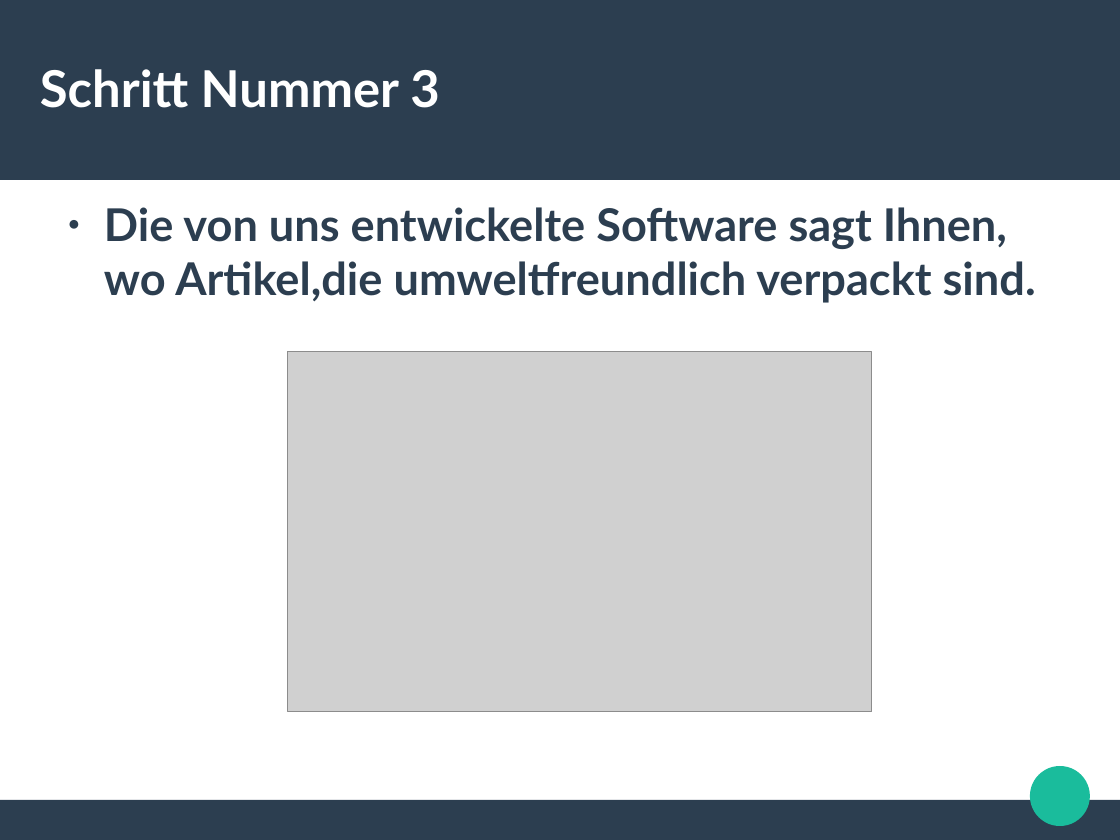
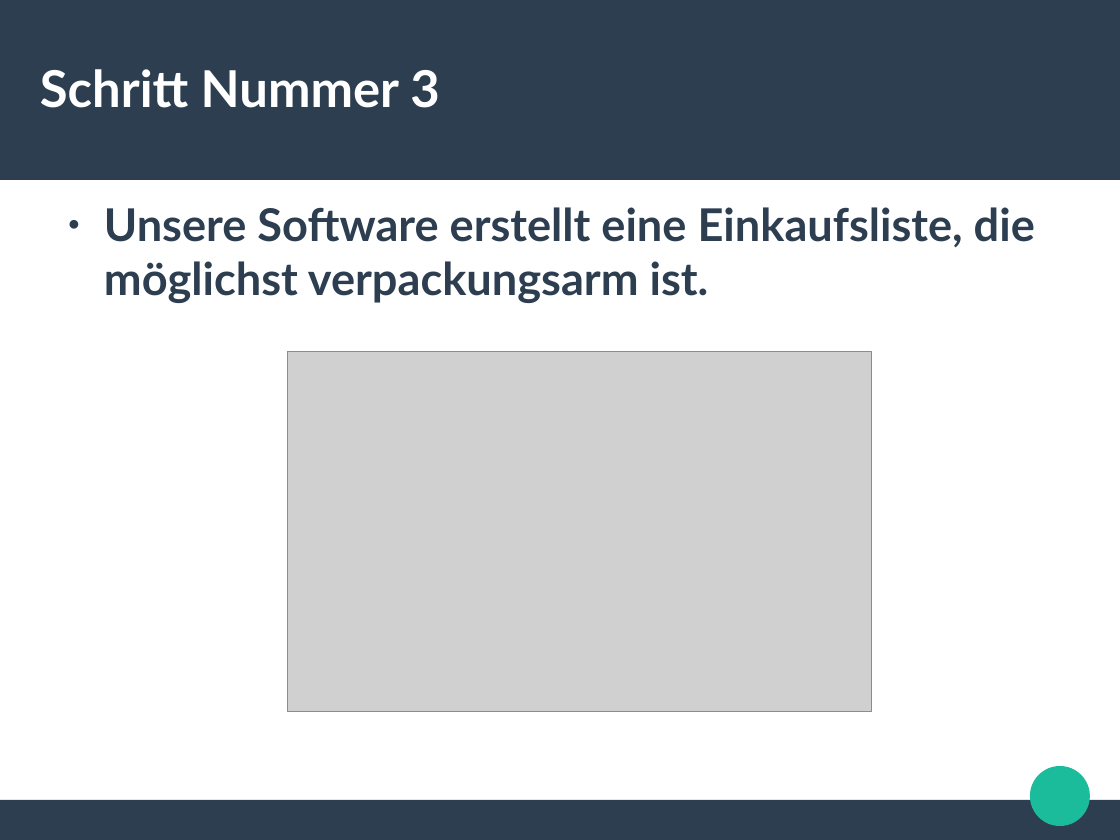
Before and after one commit to jenskuespert/KGSSB, a slide deck: slide 4 of SEB/Die_Einkaufsberater.odp. Drawn at 1120x840 pixels with LibreOffice and Linux fonts; fonts in the diff are those of the drawing; grey boxes stand for pictures. Boxes give left, top, right and bottom in pixels: in the first picture for what was removed or moved away, otherwise in the second. Text is boxed around its words. In the diff, an @@ line names an element or a change of style, - is before the commit and + after.

```diff
--- a/SEB/Die_Einkaufsberater.odp
+++ b/SEB/Die_Einkaufsberater.odp
@@ text at bbox=[104, 207, 1035, 303]: text changed @@
-● Die von uns entwickelte Software sagt Ihnen, wo Artikel,die umweltfreundlich verpackt sind.
+● Unsere Software erstellt eine Einkaufsliste, die möglichst verpackungsarm ist.
```
Also in this commit, not shown: 1 other slide changed.
